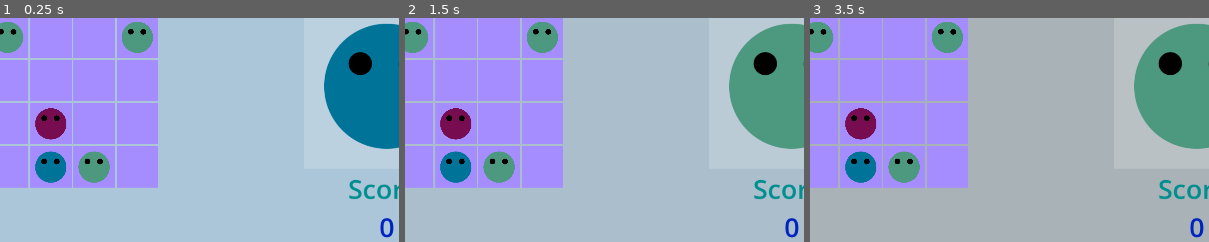
Above: before the commit, frames 1-3 (left to right).
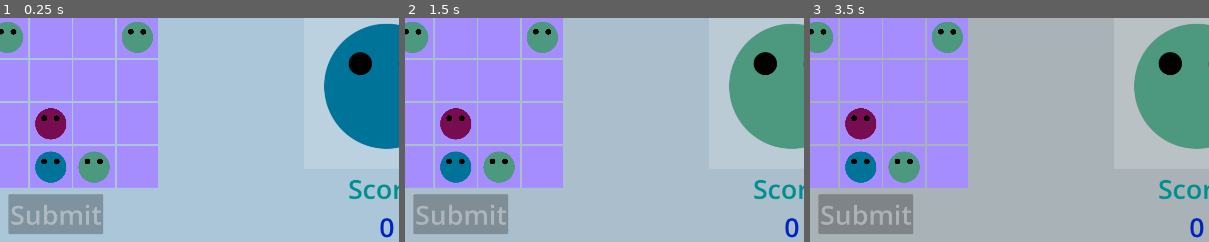
Above: after the commit, the same moments.

Repository: KaterynaKateryna/LudumDare56
Game: Godot game, scene res://scenes/game_screen.tscn
The game is run twice, just before and just after one commit, with the same random seed, the same clock (stepped at 60 frames per second) and the same inputs.
Inputs (mouse positions are % of the whole screen's width and height, from its top left):
- Up to frame 1 (0.25 s): no input
- Up to frame 2 (1.5 s): click (19, 6) at 0.52 s; click (19, 6) at 1.27 s
- Up to frame 3 (3.5 s): click (24, 6) at 2.02 s; click (30, 6) at 2.77 s
The pictures show only the part of the screen within x 34-84%, y 31-81%; the shares and areas given below are measured in that part.

The runs differ from the first frame. In frame 1, 4.2% of the frame differs, in the area x 2-26%, y 78-97%; in frame 2, 3.7%; in frame 3, 3.6%.

Commit message:
card logic WIP

Diff:
--- a/src/scenes/card.tscn
+++ b/src/scenes/card.tscn
@@ -31,6 +31,7 @@
 grow_vertical = 0
 size_flags_horizontal = 3
 size_flags_vertical = 3
+mouse_filter = 1
 color = Color(0.509804, 0.780392, 0.74902, 1)
 
 [node name="Label" type="Label" parent="CardBackground/RuleArea"]
@@ -56,6 +57,7 @@
 offset_left = -40.0
 offset_bottom = 40.0
 grow_horizontal = 0
+mouse_filter = 1
 color = Color(0.509804, 0.780392, 0.74902, 1)
 
 [node name="Label" type="Label" parent="CardBackground/ScoreArea"]
--- /dev/null
+++ b/src/scenes/cell.gd
@@ -0,0 +1,4 @@
+extends Button
+
+var row
+var column
--- /dev/null
+++ b/src/scenes/cell.tscn
@@ -0,0 +1,6 @@
+[gd_scene load_steps=2 format=3 uid="uid://bi8bssiybam3k"]
+
+[ext_resource type="Script" path="res://scenes/cell.gd" id="1_l7hr8"]
+
+[node name="Cell" type="Button"]
+script = ExtResource("1_l7hr8")
--- a/src/scenes/game_screen.gd
+++ b/src/scenes/game_screen.gd
@@ -1,11 +1,13 @@
 extends Control
 
 @onready var grid = get_node("CanvasLayer/GridContainer")
-@onready var cards_container = get_node("CanvasLayer/CardsContainer")
+@onready var cards_container = get_node("CanvasLayer/BottomContainer/CardsContainer")
 @onready var next_move_placeholder = get_node("CanvasLayer/VBoxContainer/NextMovePlaceholder")
+@onready var submit_button = get_node("CanvasLayer/BottomContainer/SubmitButton")
 
 @onready var tiny_creature_scene = load("res://scenes/tiny_creature.tscn")
 @onready var card_scene = load("res://scenes/card.tscn")
+@onready var cell_scene = load("res://scenes/cell.tscn")
 @onready var move = load("res://scripts/move.gd")
 
 var rng = RandomNumberGenerator.new()
@@ -13,11 +15,14 @@
 var cell_edge_center = cell_edge_size / 2
 var next_move
 var selected_card
+var selected_creatures = []
 
 # Called when the node enters the scene tree for the first time.
 func _ready() -> void:
 	for i in range(0, 49):
-		var cell = Button.new()
+		var cell = cell_scene.instantiate()
+		cell.row = i / 7
+		cell.column = i % 7
 		var new_sb = StyleBoxFlat.new()
 		new_sb.bg_color = Color("a58dff")
 		cell.add_theme_stylebox_override("normal", new_sb)
@@ -28,6 +33,8 @@
 		if creature != null:
 			creature.size = cell.custom_minimum_size * 0.8
 			creature.position = Vector2(cell_edge_center, cell_edge_center)
+			creature.row = cell.row
+			creature.column = cell.column
 			cell.add_child(creature)
 
 	next_move = _get_random_next_move()
@@ -116,7 +123,17 @@
 	if selected_card != null:
 		if cell.get_child_count() > 0:
 			var creature = cell.get_child(0)
-			creature.check.visible = true
+			if creature.check.visible == false:
+				creature.check.visible = true
+				selected_creatures.push_back(creature)
+
+			elif creature.check.visible == true:
+				creature.check.visible = false
+				var index = selected_creatures.find(creature)
+				selected_creatures.remove_at(index)
+
+			var rule_satisfied = _is_rule_satisfied()
+			submit_button.disabled = !rule_satisfied
 		else:
 			print("nothing to select")
 		return
@@ -130,6 +147,8 @@
 		return
 
 	var tiny_creature = tiny_creature_scene.instantiate()
+	tiny_creature.row = cell.row
+	tiny_creature.column = cell.column
 	tiny_creature.colour = next_move.creature.colour
 	tiny_creature.size = cell.custom_minimum_size * 0.8
 	tiny_creature.position = Vector2(cell_edge_center, cell_edge_center)
@@ -160,6 +179,13 @@
 		if card.check.visible == true:
 			card.check.visible = false
 			selected_card = null
+
+			for n in selected_creatures:
+				n.check.visible = false
+			selected_creatures.clear()
+			print(selected_creatures)
+			submit_button.disabled = true
+
 			return
 
 		for n in cards_container.get_children():
@@ -168,3 +194,41 @@
 
 		card.check.visible = true
 		selected_card = card
+
+func _is_rule_satisfied():
+	if selected_card.rule == Enums.CARD_RULE_TYPE.FOUR_IN_A_ROW:
+		return _is_size_satisfied(4) && _is_colour_satisfied() && _is_line()
+
+	if selected_card.rule == Enums.CARD_RULE_TYPE.FIVE_IN_A_ROW:
+		return _is_size_satisfied(5) && _is_colour_satisfied() && _is_line()
+
+	if selected_card.rule == Enums.CARD_RULE_TYPE.SQUARE:
+		return _is_size_satisfied(4) && _is_colour_satisfied()
+
+	if selected_card.rule == Enums.CARD_RULE_TYPE.TWO_BY_THREE:
+		return _is_size_satisfied(6) && _is_colour_satisfied()
+
+func _is_size_satisfied(size: int):
+	return selected_creatures.size() == size
+
+func _is_colour_satisfied():
+	return selected_creatures.all(func(x): return x.colour == selected_creatures[0].colour)
+
+func _is_line():
+	# horizontal
+	if selected_creatures.all(func(x): return x.row == selected_creatures[0].row):
+		selected_creatures.sort_custom(func(a, b): return a.column < b.column)
+		for i in range(1, selected_creatures.size()):
+			var diff = selected_creatures[i].column - selected_creatures[i-1].column
+			if diff > 1:
+				return false
+		return true
+	# vertical
+	if selected_creatures.all(func(x): return x.column == selected_creatures[0].column):
+		selected_creatures.sort_custom(func(a, b): return a.row < b.row)
+		for i in range(1, selected_creatures.size()):
+			var diff = selected_creatures[i].row - selected_creatures[i-1].row
+			if diff > 1:
+				return false
+		return true
+	# diagonal
--- a/src/scenes/game_screen.tscn
+++ b/src/scenes/game_screen.tscn
@@ -27,12 +27,24 @@
 size_flags_vertical = 4
 columns = 7
 
-[node name="CardsContainer" type="HBoxContainer" parent="CanvasLayer"]
+[node name="BottomContainer" type="VBoxContainer" parent="CanvasLayer"]
 anchors_preset = -1
 anchor_left = 0.1
 anchor_top = 0.7
 anchor_right = 0.7
 anchor_bottom = 0.95
+offset_right = 40.0
+offset_bottom = 40.0
+
+[node name="SubmitButton" type="Button" parent="CanvasLayer/BottomContainer"]
+layout_mode = 2
+size_flags_horizontal = 4
+disabled = true
+text = "Submit"
+
+[node name="CardsContainer" type="HBoxContainer" parent="CanvasLayer/BottomContainer"]
+layout_mode = 2
+size_flags_vertical = 3
 
 [node name="VBoxContainer" type="VBoxContainer" parent="CanvasLayer"]
 anchors_preset = -1
--- a/src/scenes/tiny_creature.gd
+++ b/src/scenes/tiny_creature.gd
@@ -2,6 +2,9 @@
 
 @export var colour: Color
 @export var size: Vector2
+
+var row
+var column
 
 @onready var shape = get_node("Shape")
 @onready var check = get_node("Shape/check")
